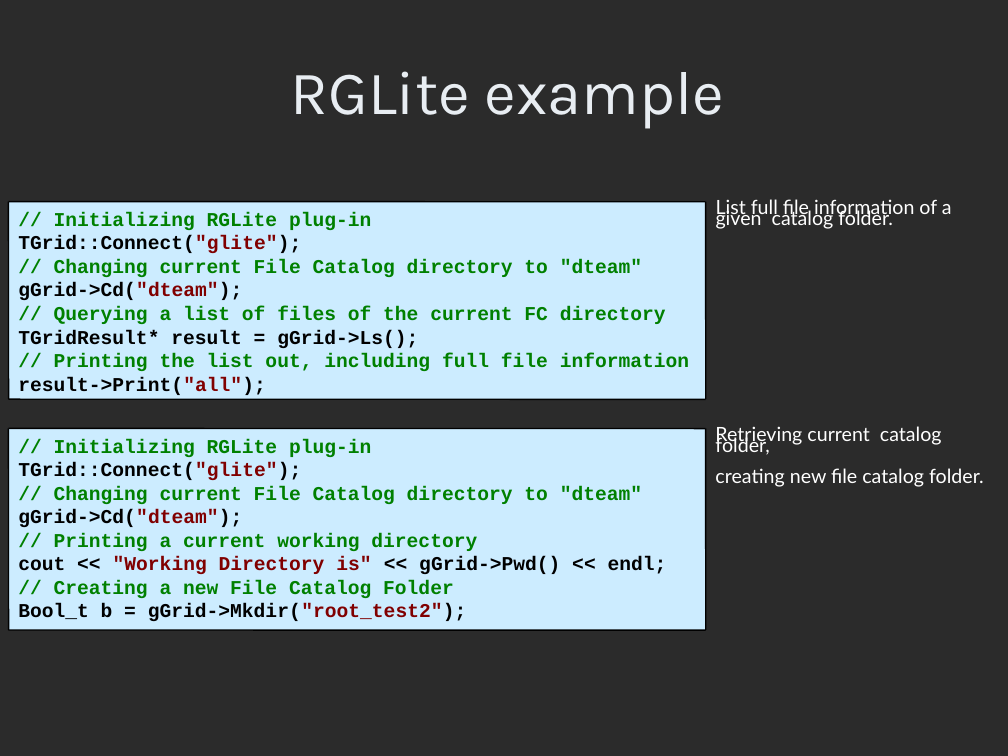
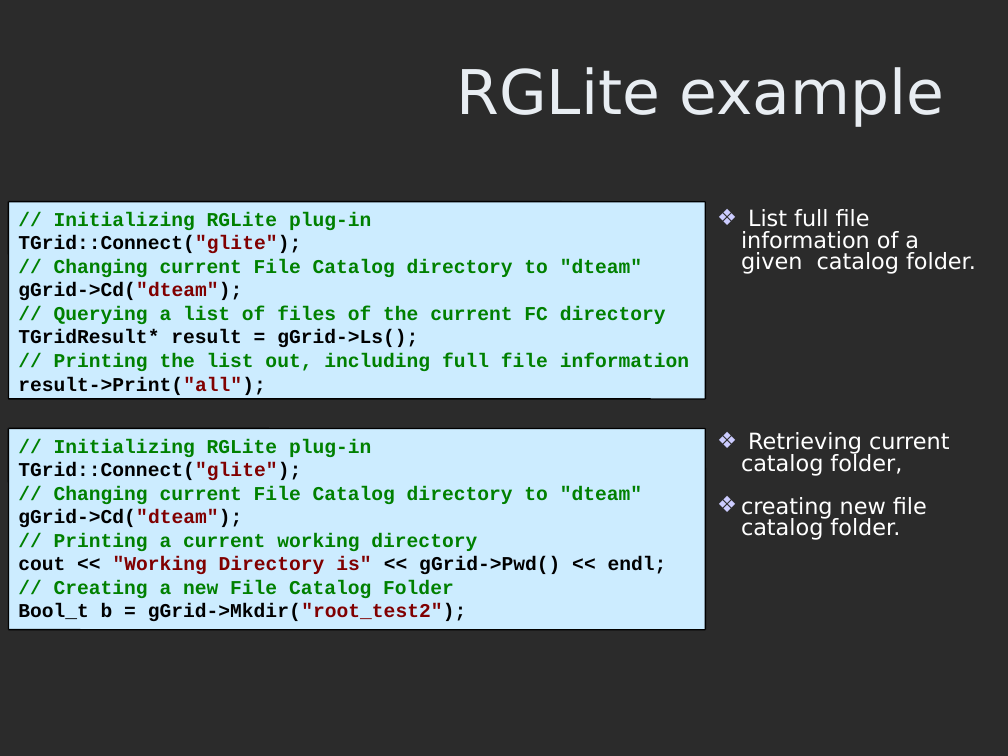
Before and after one commit to AnarManafov/PoDDocumentation, a slide deck: slide 7 of PROOF-Workshop/2007-Nov/PROOF-Workshop-2007-RGLite_gLitePROOF-GSI.ppt. Drawn at 1008x756 pixels with LibreOffice and Linux fonts; fonts in the diff are those of the drawing; background and template pictures are left out; a plain dark background stands for a picture behind light text. Boxes give left, top, right and bottom in pixels: in the first picture for what was removed or moved away, otherwise in the second. Text is boxed around its words. In the diff, an @@ line names an element or a change of style, - is before the commit and + after.

```diff
--- a/PROOF-Workshop/2007-Nov/PROOF-Workshop-2007-RGLite_gLitePROOF-GSI.ppt
+++ b/PROOF-Workshop/2007-Nov/PROOF-Workshop-2007-RGLite_gLitePROOF-GSI.ppt
@@ title "RGLite example": place and size @@
-title "RGLite example" at (291,71,724,129)
+title "RGLite example" at (456,67,945,127)
@@ title "RGLite example" at (456,67,945,127): font Karla to DejaVu Sans; alignment centre to right; indent changed @@
@@ text "List full file information of ..." at (741,209,976,274): size 14 to 16 pt, font Lato to DejaVu Sans; bullet none to ❖; line spacing 0.44 to 0.8 @@
@@ text "Retrieving current catalog folder," at (741,432,950,540): size 14 to 16 pt, font Lato to DejaVu Sans; bullet none to ❖; line spacing 0.44 to 0.8 @@
```
Also in this commit, not shown: 8 other slides changed, 1 slide added, 2 slides removed.
